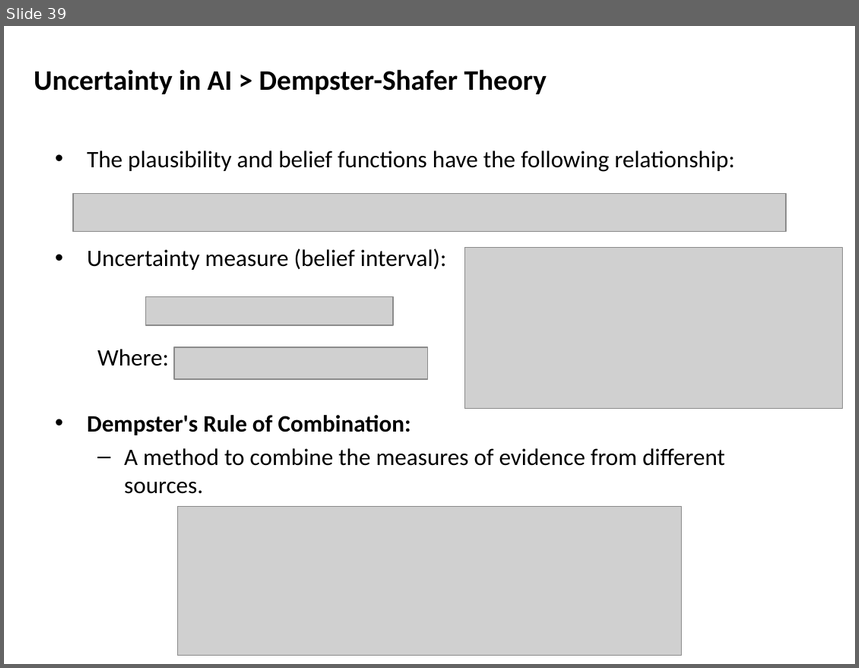
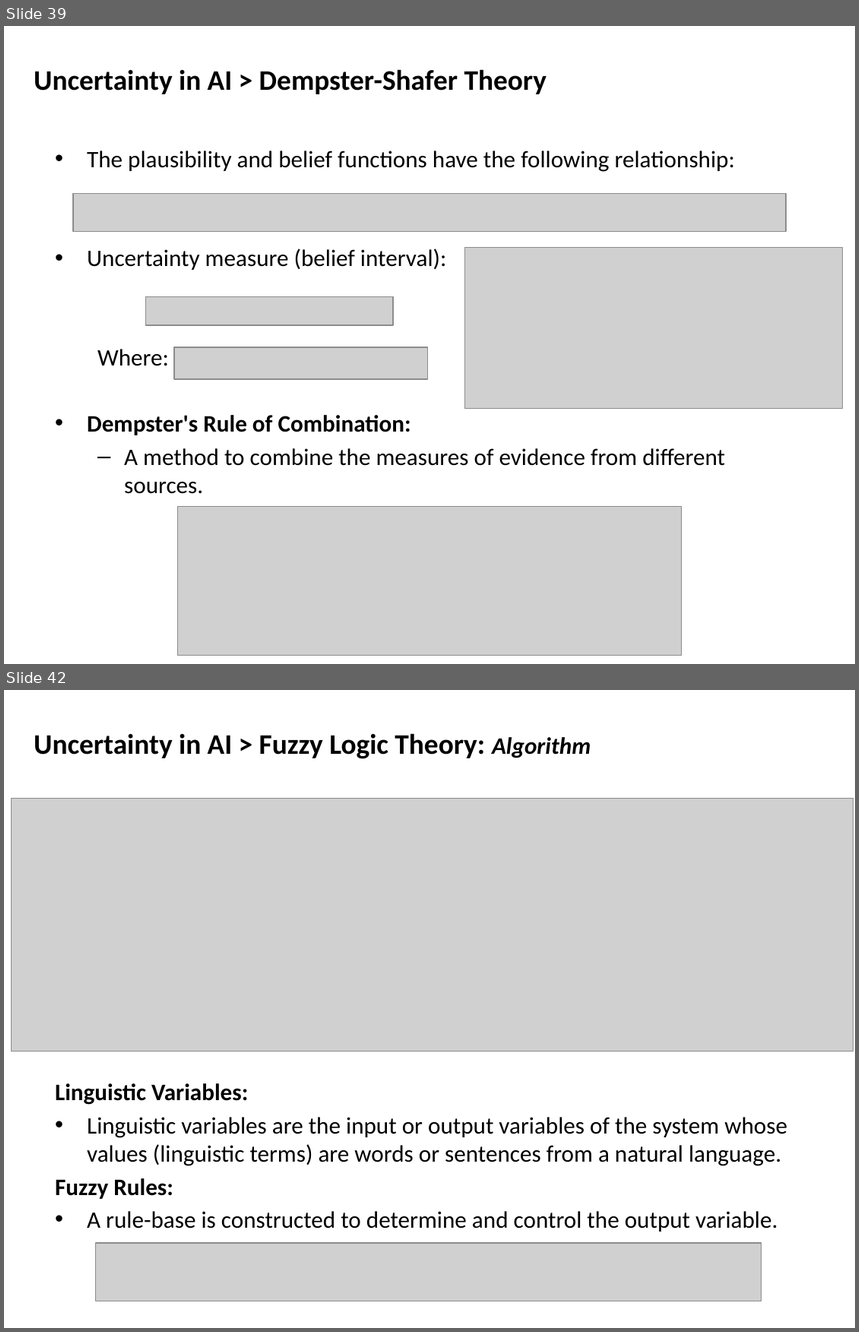
Before and after one commit to mshayganfar/CompExam1, a slide deck: presentation/PhD-comprehensive-exam.pptx. Shown one above the other, each under a label of ours: slide 39 before the commit, slides 39 and 42 after it; the slides between them are not shown. The pictures are 859x668 and 859x1332 pixels, drawn with LibreOffice and Linux fonts; fonts in the diff are those of the drawing; grey boxes stand for pictures. Boxes give left, top, right and bottom in pixels: in the first picture for what was removed or moved away, otherwise in the second. Text is boxed around its words. In the diff, an @@ line names an element or a change of style, - is before the commit and + after.

Commit message:
Fuzzy Logic
Finished Fuzzy Logic theory.

```diff
--- a/presentation/PhD-comprehensive-exam.pptx
+++ b/presentation/PhD-comprehensive-exam.pptx
@@ slide 42 added at (4, 690, 855, 1328), background #FFFFFF @@
@@ text added at (34, 733, 591, 759), 24 pt, text #000000, bold @@
+Uncertainty in AI > Fuzzy Logic Theory: Algorithm
@@ picture added at (11, 798, 853, 1052) @@
@@ text added at (55, 1084, 788, 1232), 20 pt, text #000000 @@
+Linguistic Variables:
+• Linguistic variables are the input or output variables of the system whose values (linguistic terms) are words or sentences from a natural language.
+Fuzzy Rules:
+• A rule-base is constructed to determine and control the output variable.
@@ picture added at (96, 1243, 762, 1302) @@
```
Also in this commit, not shown: 4 other slides added.
